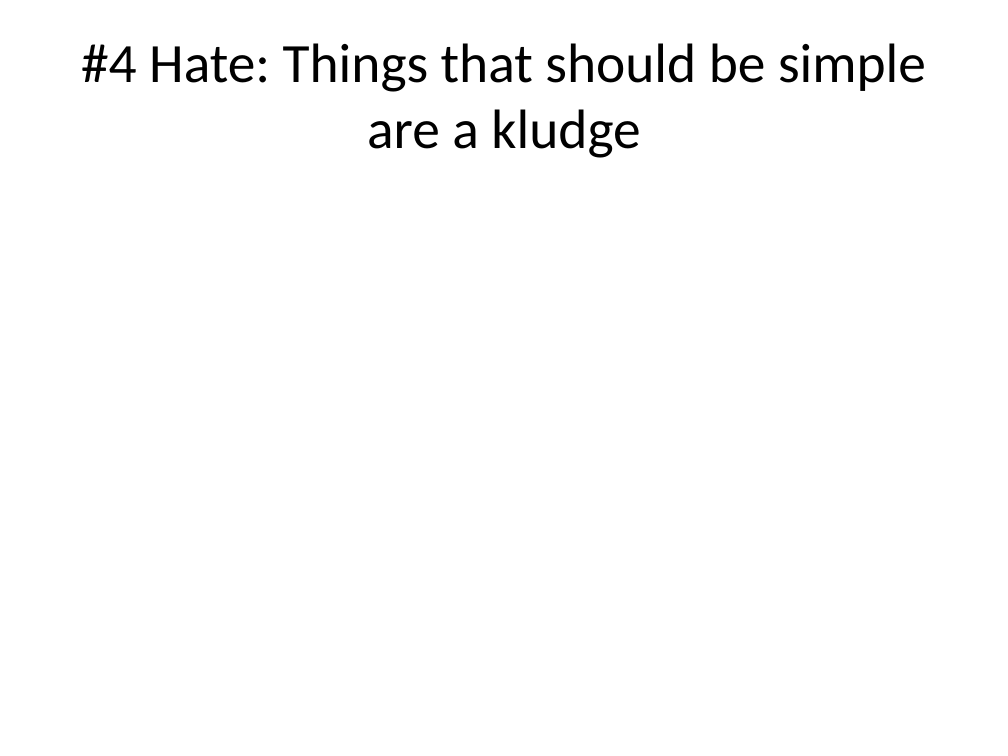
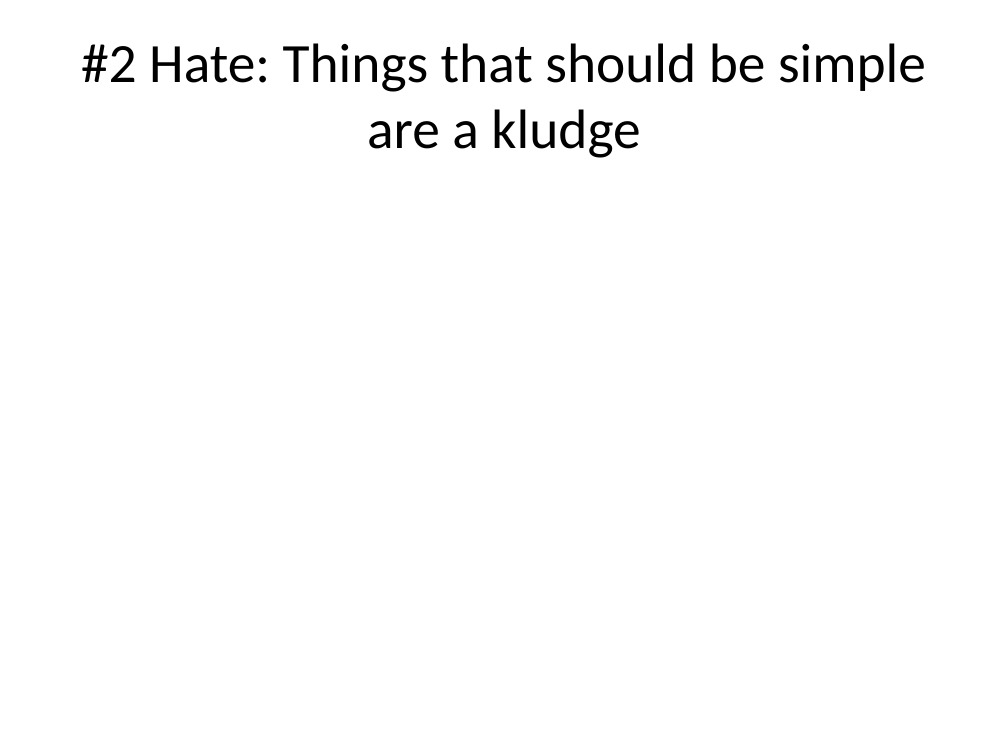
Before and after one commit to njhollenback/Presentations, a slide deck: slide 14 of 9-5 Things That I Love Hate About Actor Framework.pptx (slide 13 before the commit). Drawn at 1008x756 pixels with LibreOffice and Linux fonts; fonts in the diff are those of the drawing. Boxes give left, top, right and bottom in pixels: in the first picture for what was removed or moved away, otherwise in the second. Text is boxed around its words. In the diff, an @@ line names an element or a change of style, - is before the commit and + after.

```diff
--- a/9-5 Things That I Love Hate About Actor Framework.pptx
+++ b/9-5 Things That I Love Hate About Actor Framework.pptx
@@ title at bbox=[81, 43, 926, 158]: text changed @@
-#4 Hate: Things that should be simple are a kludge
+#2 Hate: Things that should be simple are a kludge
```
Also in this commit, not shown: 2 other slides changed, 1 slide added.
